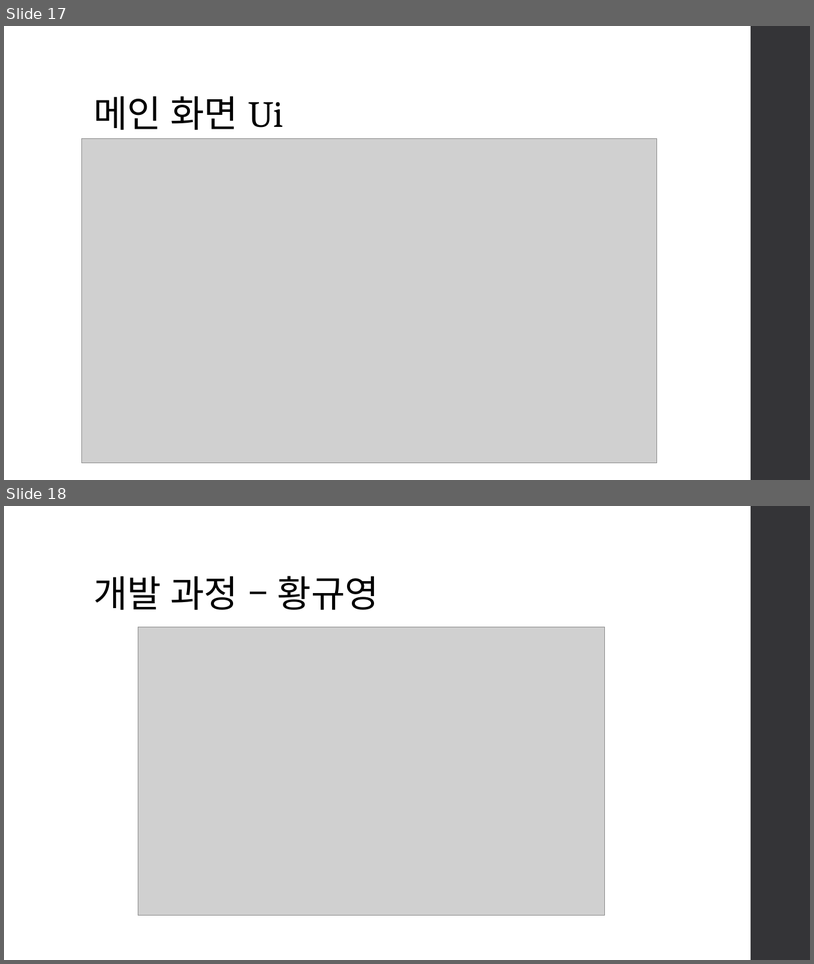
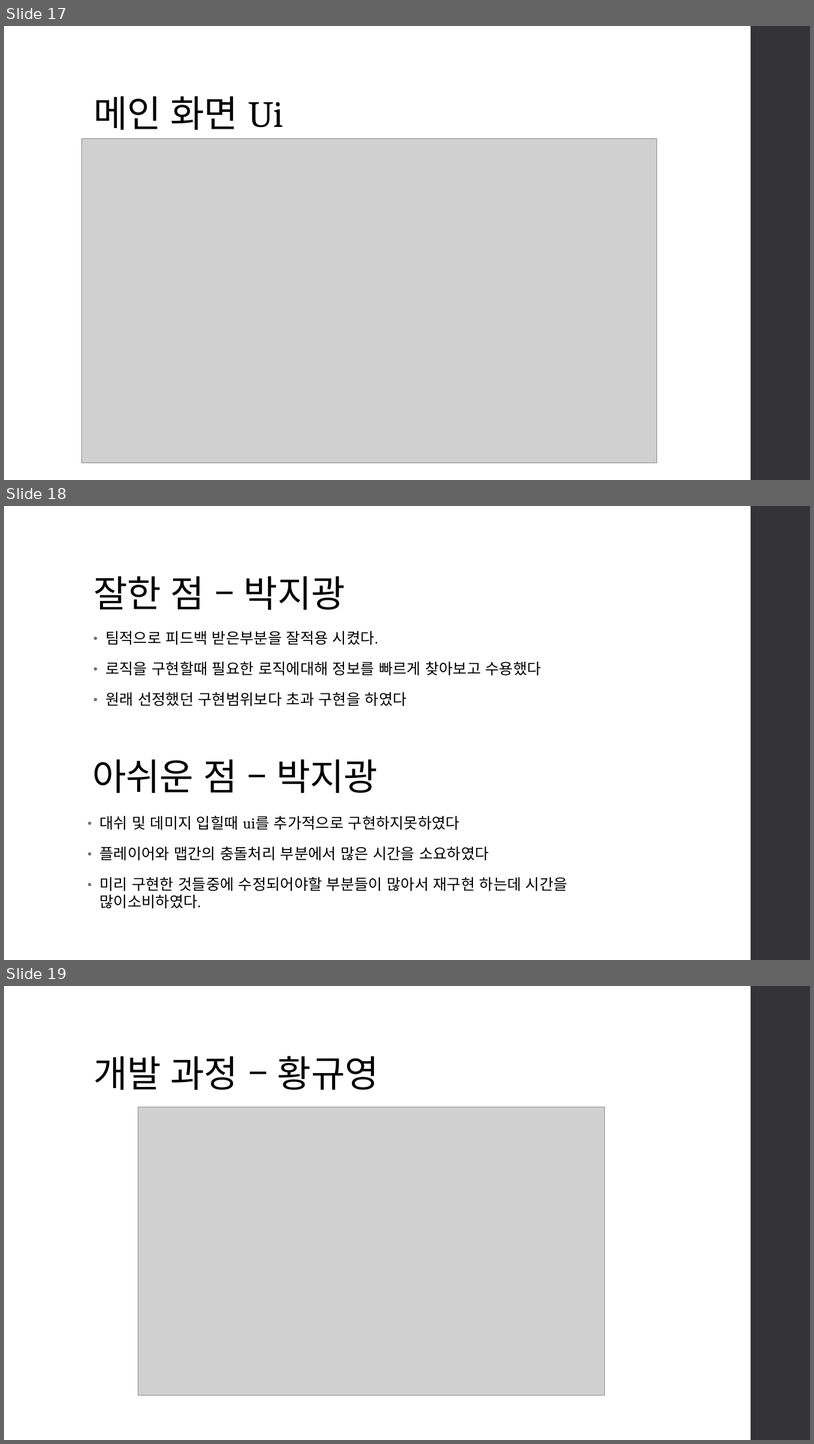
Before and after one commit to jigyu12/SFML_Team_Mockup_Project-Dungreed, a slide deck: SFML 던그리드 모작 팀 프로젝트(민지규, 박지광, 황규영) 발표 자료.pptx. Shown one above the other, each under a label of ours: slides 17 and 18 before the commit, slides 17, 18 and 19 after it. The pictures are 814x964 and 814x1444 pixels, drawn with LibreOffice and Linux fonts; fonts in the diff are those of the drawing; grey boxes stand for pictures. Boxes give left, top, right and bottom in pixels: in the first picture for what was removed or moved away, otherwise in the second. Text is boxed around its words. In the diff, an @@ line names an element or a change of style, - is before the commit and + after.

Commit message:
PPT 박지광 잘 한점, 아쉬운 점 추가

```diff
--- a/SFML 던그리드 모작 팀 프로젝트(민지규, 박지광, 황규영) 발표 자료.pptx
+++ b/SFML 던그리드 모작 팀 프로젝트(민지규, 박지광, 황규영) 발표 자료.pptx
@@ slide 18 added at <box>4,506,810,960</box>, background #FFFFFF; not listed: 1 template element that a slide beside it also shows @@
@@ title added at <box>93,576,345,610</box>, 44 pt, text #000000 @@
+잘한 점 – 박지광
@@ text added at <box>105,631,542,706</box>, 18 pt, text #000000 @@
+• 팀적으로 피드백 받은부분을 잘적용 시켰다.
+• 로직을 구현할때 필요한 로직에대해 정보를 빠르게 찾아보고 수용했다
+• 원래 선정했던 구현범위보다 초과 구현을 하였다
@@ text added at <box>93,759,378,793</box>, 44 pt, text #000000 @@
+아쉬운 점 – 박지광
@@ text added at <box>99,816,568,908</box>, 18 pt, text #000000 @@
+• 대쉬 및 데미지 입힐때 ui를 추가적으로 구현하지못하였다
+• 플레이어와 맵간의 충돌처리 부분에서 많은 시간을 소요하였다
+• 미리 구현한 것들중에 수정되어야할 부분들이 많아서 재구현 하는데 시간을 많이소비하였다.
@@ what was slide 18 is now slide 19 @@
```
